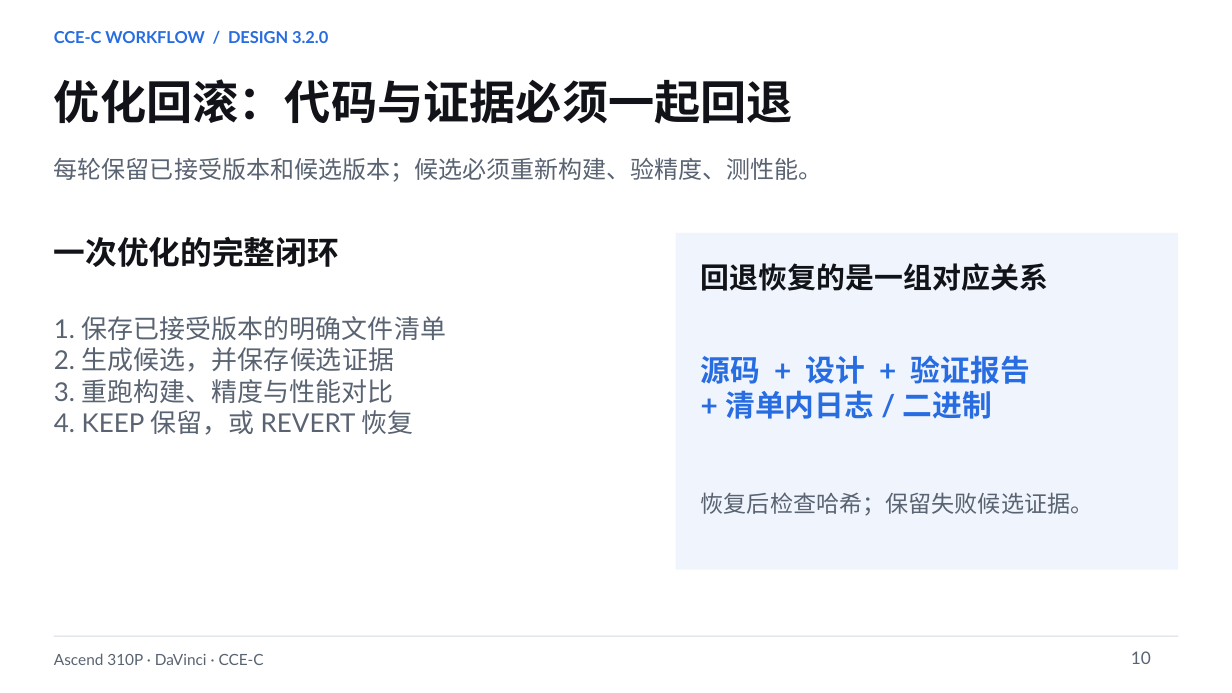
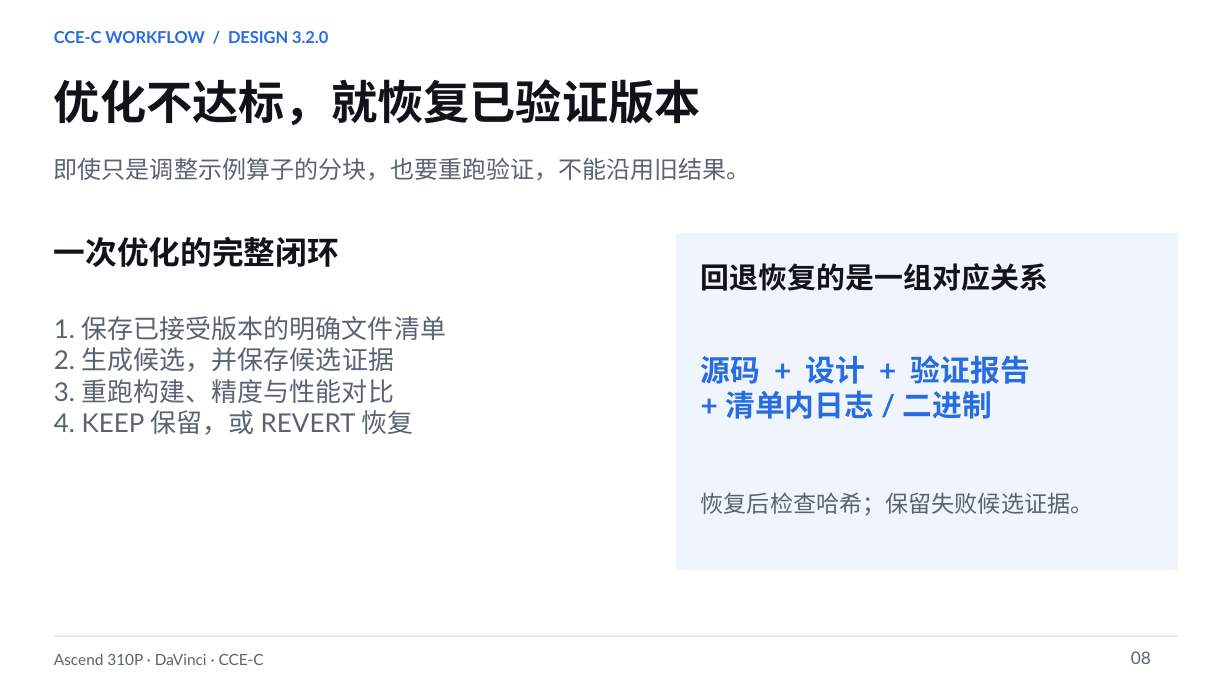
Before and after one commit to chao-shu/CCE_SKILL, a slide deck: slide 8 of docs/Ascend310P_CCEC_Workflow_v3.2.0_CN.pptx (slide 10 before the commit). Drawn at 1232x693 pixels with LibreOffice and Linux fonts; fonts in the diff are those of the drawing. Boxes give left, top, right and bottom in pixels: in the first picture for what was removed or moved away, otherwise in the second. Text is boxed around its words. In the diff, an @@ line names an element or a change of style, - is before the commit and + after.

```diff
--- a/docs/Ascend310P_CCEC_Workflow_v3.2.0_CN.pptx
+++ b/docs/Ascend310P_CCEC_Workflow_v3.2.0_CN.pptx
@@ text at [54,79,701,125]: text changed @@
-优化回滚：代码与证据必须一起回退
+优化不达标，就恢复已验证版本
@@ text at [54,158,751,180]: text changed @@
-每轮保留已接受版本和候选版本；候选必须重新构建、验精度、测性能。
+即使只是调整示例算子的分块，也要重跑验证，不能沿用旧结果。
@@ text at [1131,651,1151,664]: text changed @@
-10
+08
```
Also in this commit, not shown: 14 other slides changed.
